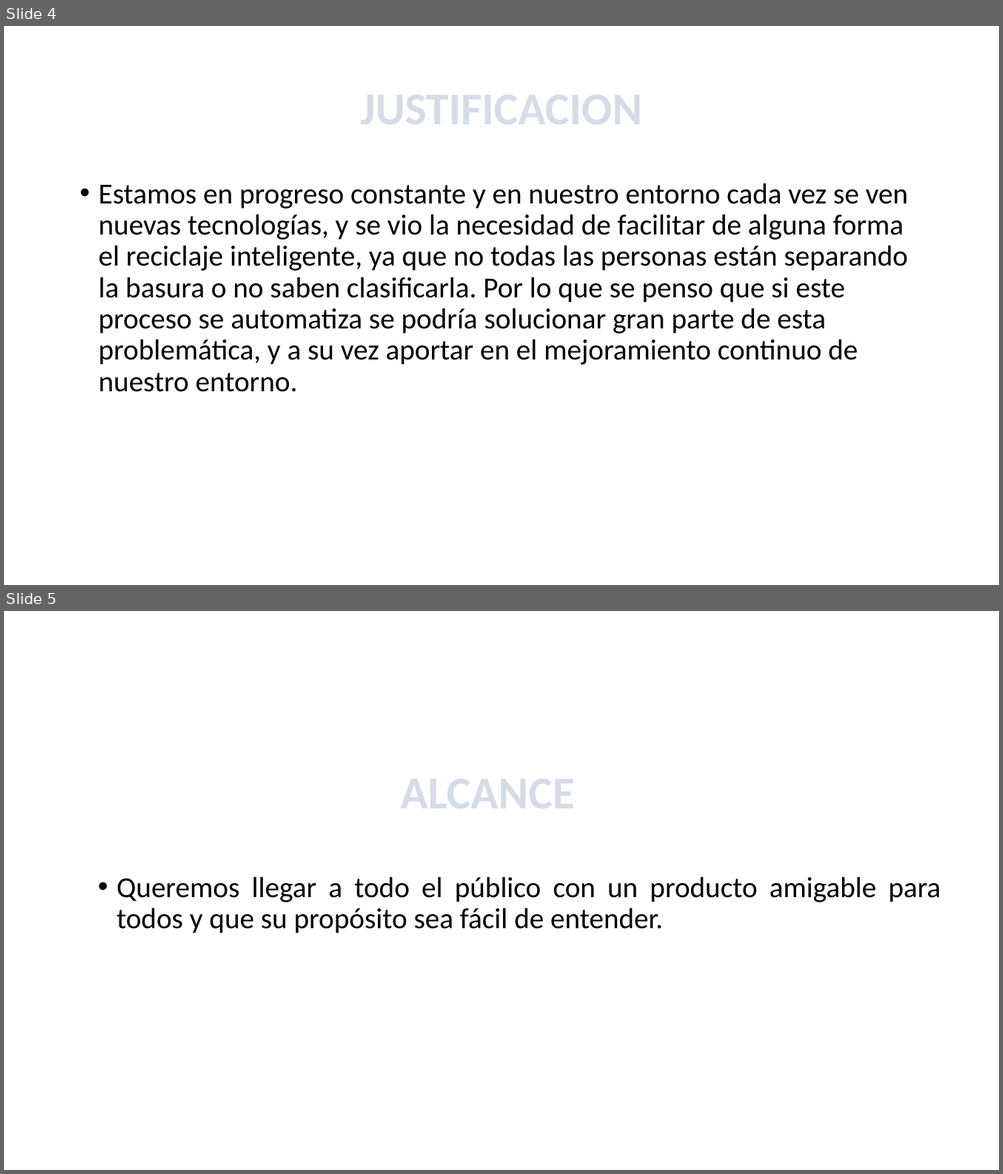
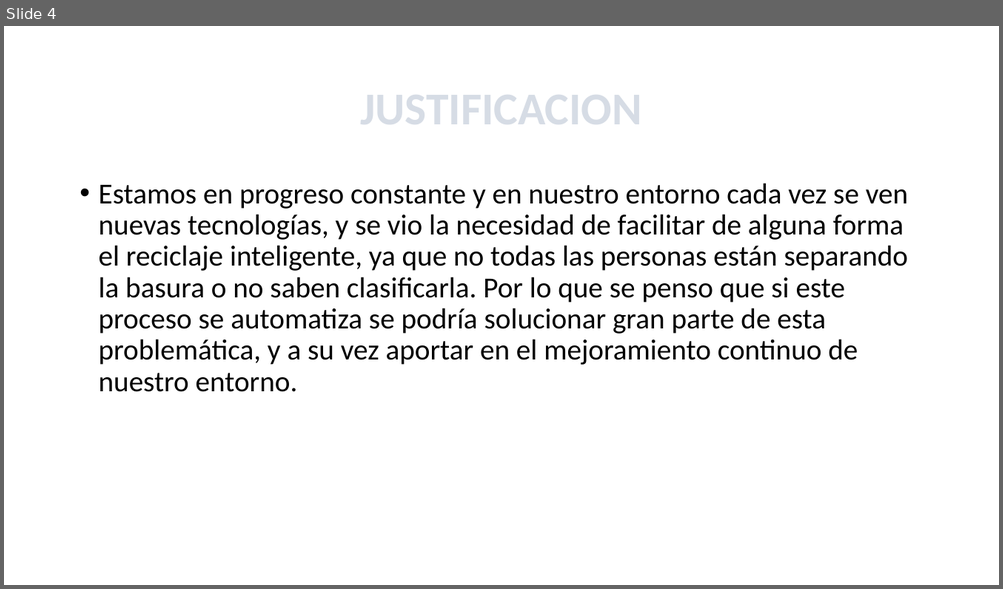
Before and after one commit to Kathar6/A.R.I, a slide deck: RECICLAJE INTELIGENTE.pptx. Shown one above the other, each under a label of ours: slides 4 and 5 before the commit, slide 4 after it. The pictures are 1003x1174 and 1003x589 pixels, drawn with LibreOffice and Linux fonts; fonts in the diff are those of the drawing; background and template pictures are left out. Boxes give left, top, right and bottom in pixels: in the first picture for what was removed or moved away, otherwise in the second. Text is boxed around its words. In the diff, an @@ line names an element or a change of style, - is before the commit and + after.

```diff
--- a/RECICLAJE INTELIGENTE.pptx
+++ b/RECICLAJE INTELIGENTE.pptx
@@ slide 5 removed at <box>4,611,999,1170</box>, background picture (left out) @@
@@ title removed at <box>400,779,575,809</box> @@
-ALCANCE
@@ text removed at <box>116,877,941,934</box> @@
-• Queremos llegar a todo el público con un producto amigable para todos y que su propósito sea fácil de entender.
```
Also in this commit, not shown: 3 slides added, 3 other files.
